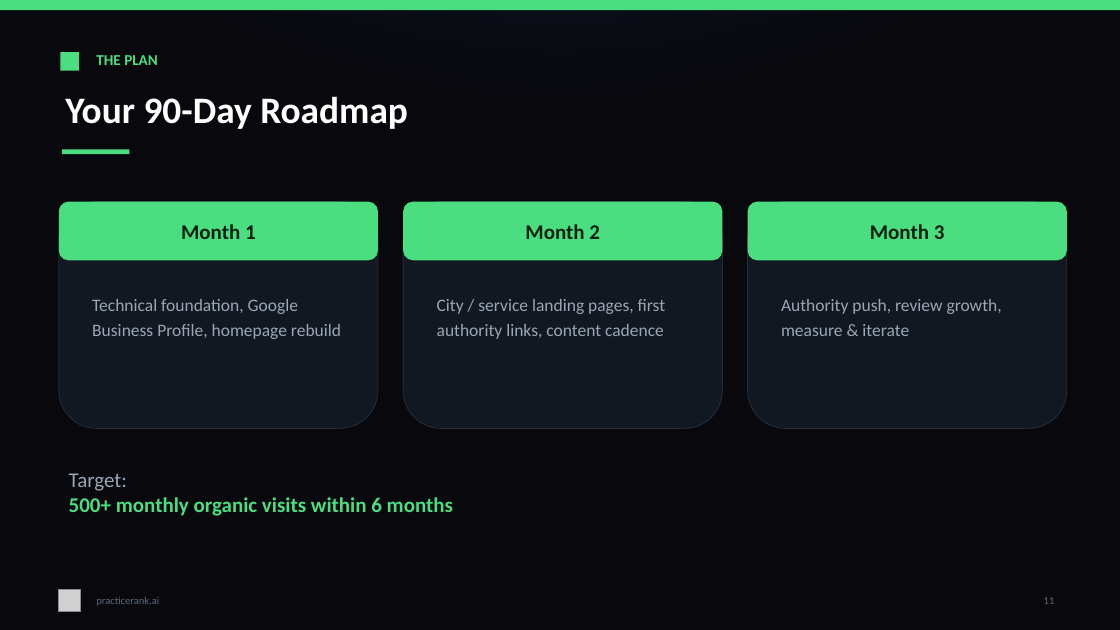
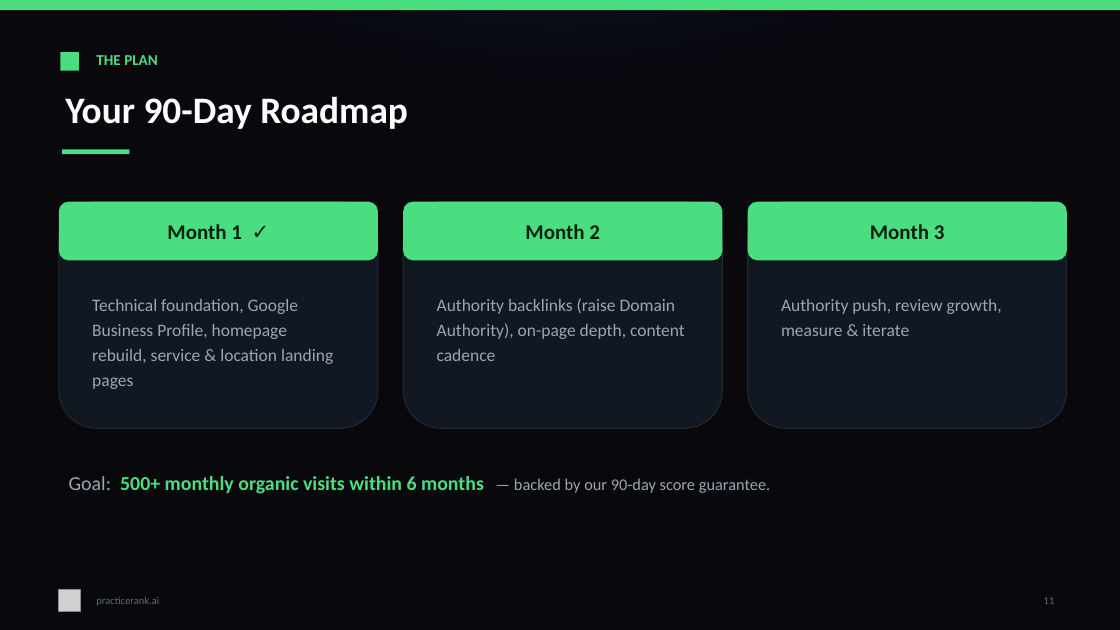
Before and after one commit to sathvik-vadlakunta/inCentivee, a slide deck: slide 11 of deliverables/PracticeRank-SEO-Strategy-Paradigm-Experts.pptx. Drawn at 1120x630 pixels with LibreOffice and Linux fonts; fonts in the diff are those of the drawing; grey boxes stand for pictures. Boxes give left, top, right and bottom in pixels: in the first picture for what was removed or moved away, otherwise in the second. Text is boxed around its words. In the diff, an @@ line names an element or a change of style, - is before the commit and + after.

```diff
--- a/deliverables/PracticeRank-SEO-Strategy-Paradigm-Experts.pptx
+++ b/deliverables/PracticeRank-SEO-Strategy-Paradigm-Experts.pptx
@@ text at (167,224,242,239): text changed @@
-Month 1
+Month 1 ✓
@@ text at (92,299,333,389): text changed @@
-Technical foundation, Google Business Profile, homepage rebuild
+Technical foundation, Google Business Profile, homepage rebuild, service & location landing pages
@@ text at (437,298,685,361): text changed @@
-City / service landing pages, first authority links, content cadence
+Authority backlinks (raise Domain Authority), on-page depth, content cadence
@@ text at (69,476,770,494): text changed; size 18 to 17 pt; text colour #4ADE80 to #9AA6B4; bold off @@
-Target:
-500+ monthly organic visits within 6 months
+Goal: 500+ monthly organic visits within 6 months — backed by our 90-day score guarantee.
```
Also in this commit, not shown: 4 other slides changed, 1 slide added, 1 slide removed, 1 other file.
